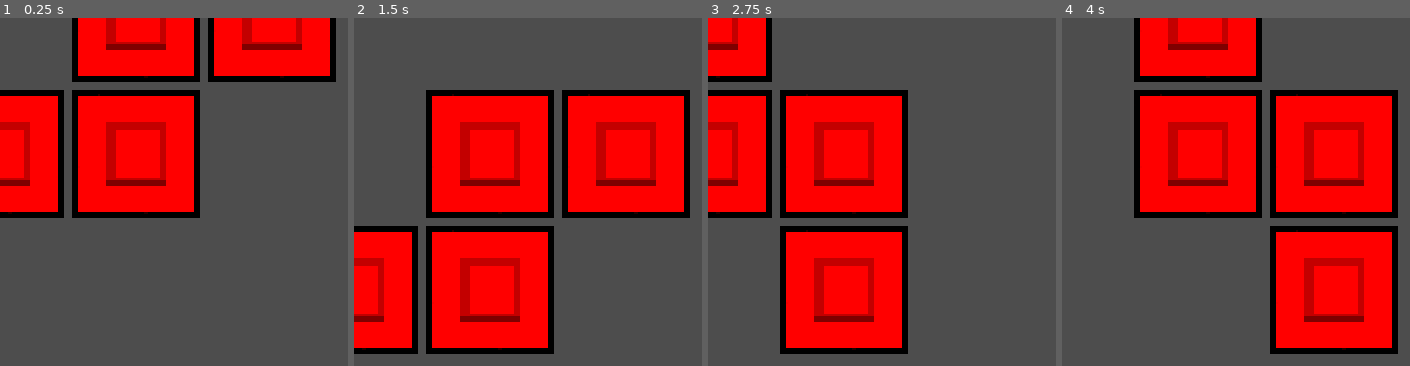
Above: before the commit, frames 1-4 (left to right).
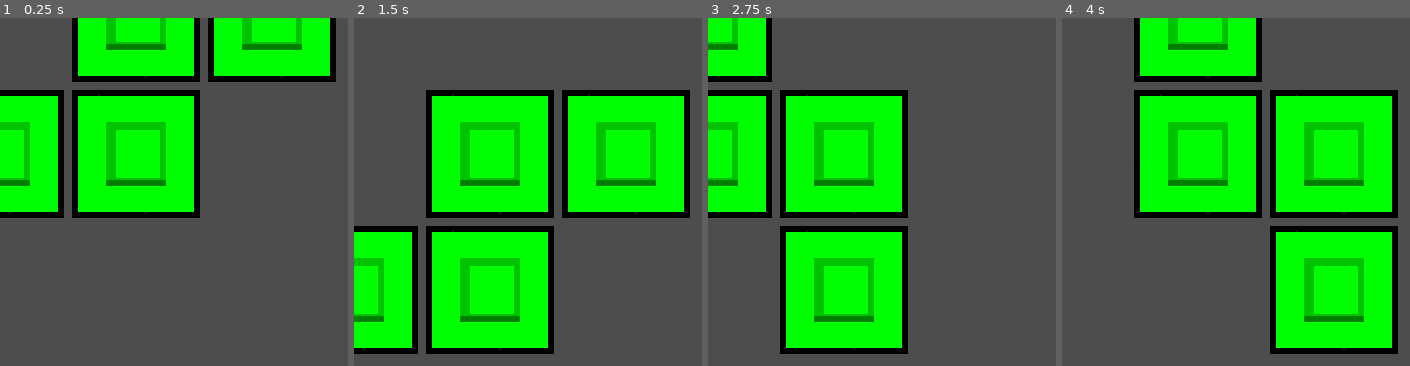
Above: after the commit, the same moments.

Repository: CheeseLord/practris
Game: Godot game, scene res://tetromino.tscn
The game is run twice, just before and just after one commit, with the same random seed, the same clock (stepped at 60 frames per second) and the same inputs. The project has no main scene, so this scene is started directly.
Inputs:
- Up to frame 1 (0.25 s): no input
- Up to frame 2 (1.5 s): tap Enter at 0.5 s; hold Up (rotate) 0.53-1.28 s; tap Space at 1.25 s; tap Up (rotate) at 1.35 s
- Up to frame 3 (2.75 s): tap Enter at 2 s; hold Up (rotate) from 2.03 s (still down)
- Up to frame 4 (4 s): tap Space at 2.75 s; release Up (rotate) at 2.78 s; tap Up (rotate) at 2.85 s; tap Enter at 3.5 s; hold Up (rotate) from 3.53 s (still down)

The runs differ from the first frame. In frame 1, 28% of the frame differs, in the area x 0-95%, y 0-57%; in frame 2, 39%, in the area x 0-95%, y 21-96%; in frame 3, 31%; in frame 4, 39%.

Commit message:
Color blocks.

Diff:
--- a/Tetromino.gd
+++ b/Tetromino.gd
@@ -13,16 +13,29 @@
 	[[1, 1, 0], [0, 1, 1], [0, 0, 0]],  # Z
 ]
 
+const COLORS = [
+	Color(0, 1, 1),  # I
+	Color(0, 0, 1),  # J
+	Color(1, 0.5, 0),  # L
+	Color(1, 1, 0),  # O
+	Color(0, 1, 0),  # S
+	Color(1, 0, 1),  # T
+	Color(1, 0, 0),  # Z
+]
+
 var blocks = []
 
 # Called when the node enters the scene tree for the first time.
 func _ready():
-	var tile = ALL_TILES[randi() % ALL_TILES.size()]
+	var index = randi() % ALL_TILES.size()
+	var tile = ALL_TILES[index]
+	var color = COLORS[index]
 	for r in range(tile.size()):
 		var block_row = []
 		for c in range(tile[r].size()):
 			if tile[r][c]:
 				var block = block_scene.instantiate()
+				block.set_color(color)
 				add_child(block)
 				block_row.append(block)
 			else:
--- a/block.gd
+++ b/block.gd
@@ -2,6 +2,11 @@
 
 func get_size():
 	return $CollisionShape2D.shape.size
+
+
+func set_color(color):
+	$Sprite2D.set_modulate(color)
+
 
 # Called when the node enters the scene tree for the first time.
 func _ready():
--- a/block.tscn
+++ b/block.tscn
@@ -10,7 +10,6 @@
 script = ExtResource("1_rqumr")
 
 [node name="Sprite2D" type="Sprite2D" parent="."]
-modulate = Color(1, 0, 0, 1)
 texture = ExtResource("1_5plxx")
 
 [node name="CollisionShape2D" type="CollisionShape2D" parent="."]
